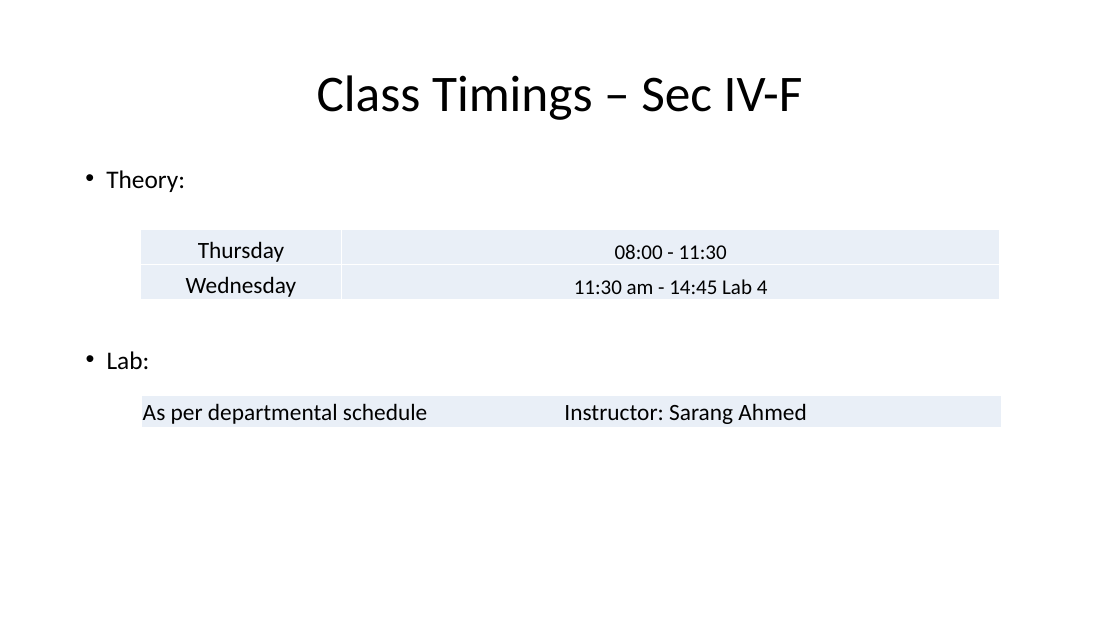
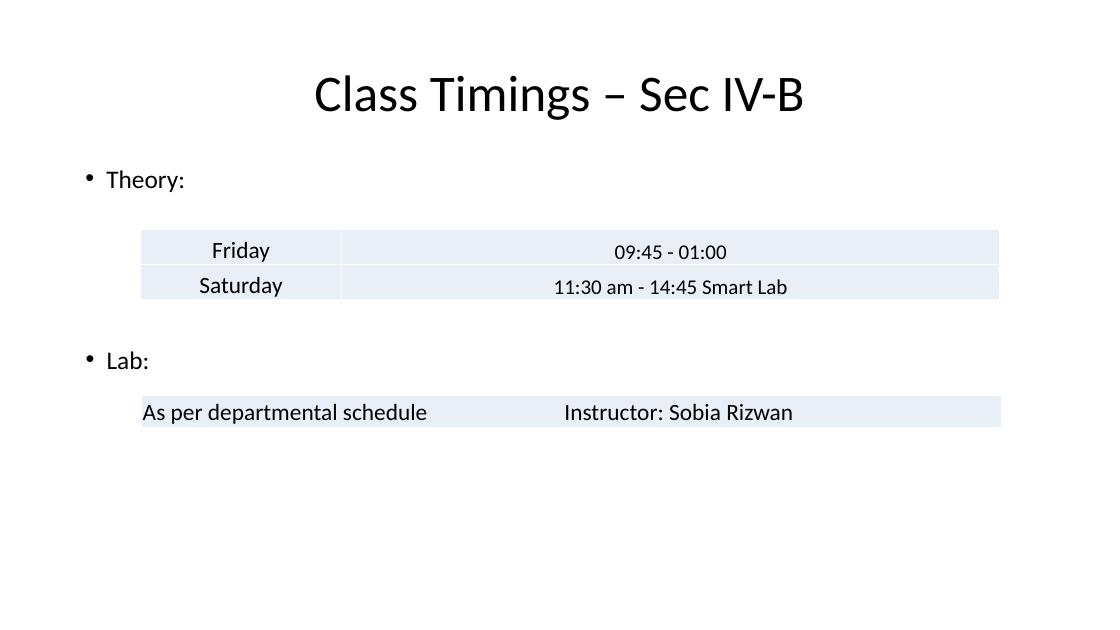
Before and after one commit to asimriaz/DatabaseSystems-Spring-2024, a slide deck: slide 5 of Introduction.pptx. Drawn at 1120x630 pixels with LibreOffice and Linux fonts; fonts in the diff are those of the drawing. Boxes give left, top, right and bottom in pixels: in the first picture for what was removed or moved away, otherwise in the second. Text is boxed around its words. In the diff, an @@ line names an element or a change of style, - is before the commit and + after.

Commit message:
Updates

```diff
--- a/Introduction.pptx
+++ b/Introduction.pptx
@@ title at box(314, 75, 805, 120): text changed @@
-Class Timings – Sec IV-F
+Class Timings – Sec IV-B
@@ table at box(140, 229, 1000, 301) @@
-row 1, column 1: Thursday
+row 1, column 1: Friday
-row 1, column 2: 08:00 - 11:30
+row 1, column 2: 09:45 - 01:00
-row 2, column 1: Wednesday
+row 2, column 1: Saturday
-row 2, column 2: 11:30 am - 14:45 Lab 4
+row 2, column 2: 11:30 am - 14:45 Smart Lab
@@ table at box(142, 396, 1002, 428) @@
-row 1, column 1: As per departmental schedule Instructor: Sarang Ahmed
+row 1, column 1: As per departmental schedule Instructor: Sobia Rizwan
```
